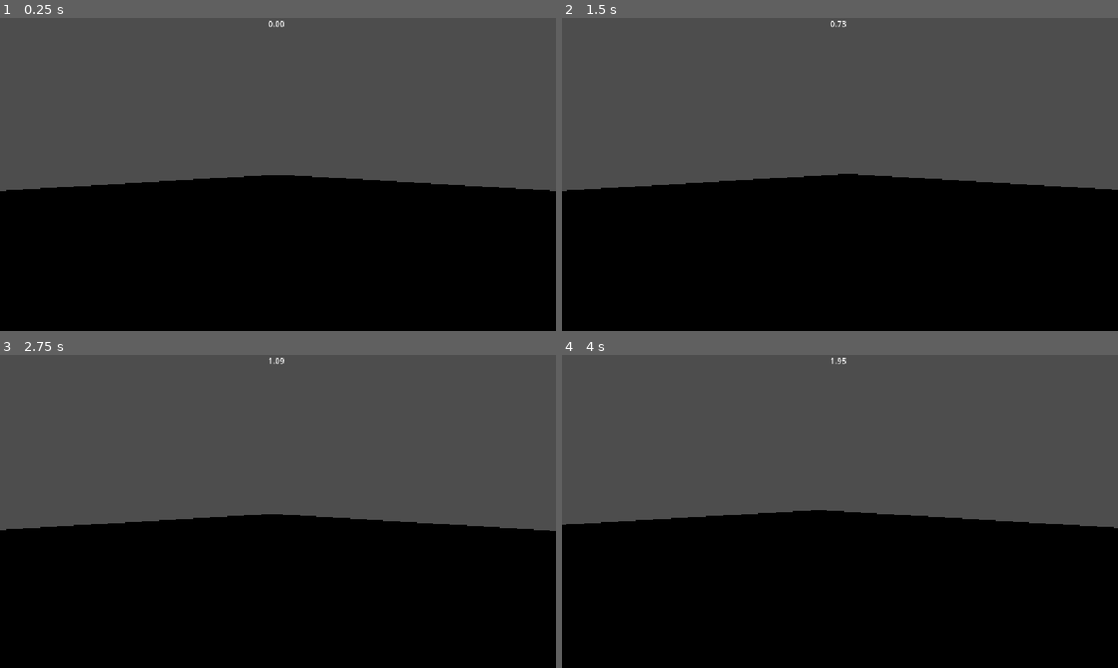
Above: before the commit, frames 1-4 (two rows, left to right).
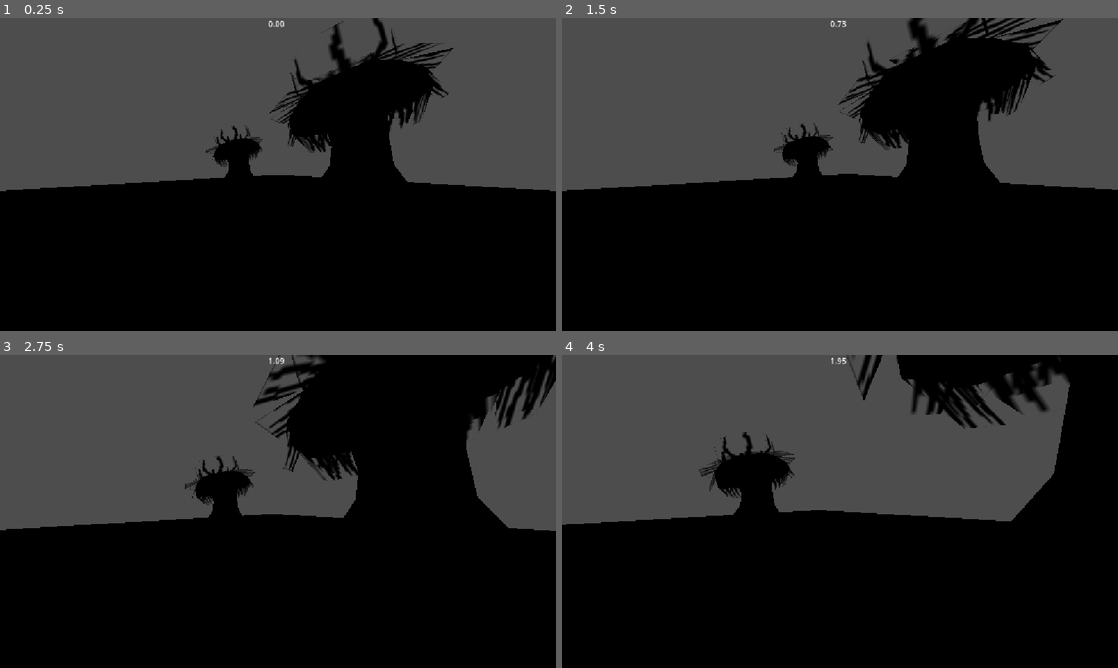
Above: after the commit, the same moments.

Repository: takanazwa5/hello-game-jam-2026
Game: Godot game, scene res://test_scenes/movement_test.tscn
Same seed, same stepped clock (60 frames per second), same inputs: the game is played once before the commit and once after it. This scene is started directly instead of the project's main scene.
Inputs (mouse positions are in pixels of both pictures, inside the frame that each line leads up to):
- Up to frame 1 (0.25 s): no input
- Up to frame 2 (1.5 s): tap Enter at 0.5 s; move the mouse to (867, 174) at 0.52 s; hold A (A) 0.53-1.28 s; tap D (D) at 0.8, 1.35 s; move the mouse to (812, 174) at 1.27 s
- Up to frame 3 (2.75 s): tap A (A) at 1.55 s; move the mouse to (289, 505) at 2.02 s; hold A (A) from 2.03 s (still down); tap D (D) at 2.3 s
- Up to frame 4 (4 s): move the mouse to (834, 517) at 2.77 s; release A (A) at 2.78 s; tap D (D) at 2.85, 3.8 s; tap A (A) at 3.05 s; move the mouse to (878, 514) at 3.52 s; hold W (W) from 3.53 s (still down)

The runs differ from the first frame. In frame 1, 8.8% of the frame differs, in the area x 37-82%, y 0-53%; in frame 2, 12%; in frame 3, 20%, in the area x 33-100%, y 0-56%; in frame 4, 13%.

Commit message:
Add camera x axis rotation constrain

Diff:
--- a/fih/fih.gd
+++ b/fih/fih.gd
@@ -76,3 +76,4 @@
 
 func _process(_delta: float) -> void:
 	velocity_label.text = "%.2f" % velocity.length()
+	camera.rotation_degrees.x = clampf(camera.rotation_degrees.x, -90, 90)
--- a/test_scenes/movement_test.tscn
+++ b/test_scenes/movement_test.tscn
@@ -2,6 +2,10 @@
 
 [ext_resource type="PackedScene" uid="uid://dsmq3h1opun6d" path="res://testing_grounds/testing_grounds.tscn" id="1_bb0ch"]
 [ext_resource type="PackedScene" uid="uid://c1li6jqoavtwc" path="res://fih/fih.tscn" id="2_ewmae"]
+[ext_resource type="PackedScene" uid="uid://xuean8p2wl55" path="res://Models/Anemones/anemoneB.glb" id="3_eljhn"]
+[ext_resource type="PackedScene" uid="uid://ch5ot8etecykf" path="res://Models/Anemones/anemoneG.glb" id="4_22f6v"]
+[ext_resource type="PackedScene" uid="uid://cxvtphbb45iuv" path="res://Models/Anemones/anemoneP.glb" id="5_osjc8"]
+[ext_resource type="PackedScene" uid="uid://b83xp1eyd8ixi" path="res://Models/Anemones/anemoneY.glb" id="6_lj186"]
 
 [node name="MovementTest" type="Node" unique_id=333719031]
 
@@ -9,3 +13,16 @@
 
 [node name="Fih" parent="TestingGrounds" unique_id=761742824 instance=ExtResource("2_ewmae")]
 transform = Transform3D(1, 0, 0, 0, 1, 0, 0, 0, 1, 0, 0.29513443, 0)
+motion_mode = 1
+
+[node name="anemoneB2" parent="." unique_id=1421518744 instance=ExtResource("3_eljhn")]
+transform = Transform3D(1, 0, 0, 0, 1, 0, 0, 0, 1, -1.6945944, 0, 4.6558895)
+
+[node name="anemoneG2" parent="." unique_id=1197776477 instance=ExtResource("4_22f6v")]
+transform = Transform3D(1, 0, 0, 0, 1, 0, 0, 0, 1, 2.2129679, 0, 12.182708)
+
+[node name="anemoneP2" parent="." unique_id=475212252 instance=ExtResource("5_osjc8")]
+transform = Transform3D(1, 0, 0, 0, 1, 0, 0, 0, 1, 2.9599864, 0, -0.16080308)
+
+[node name="anemoneY2" parent="." unique_id=530850759 instance=ExtResource("6_lj186")]
+transform = Transform3D(1, 0, 0, 0, 1, 0, 0, 0, 1, -2.5629969, 0, -4.688712)
